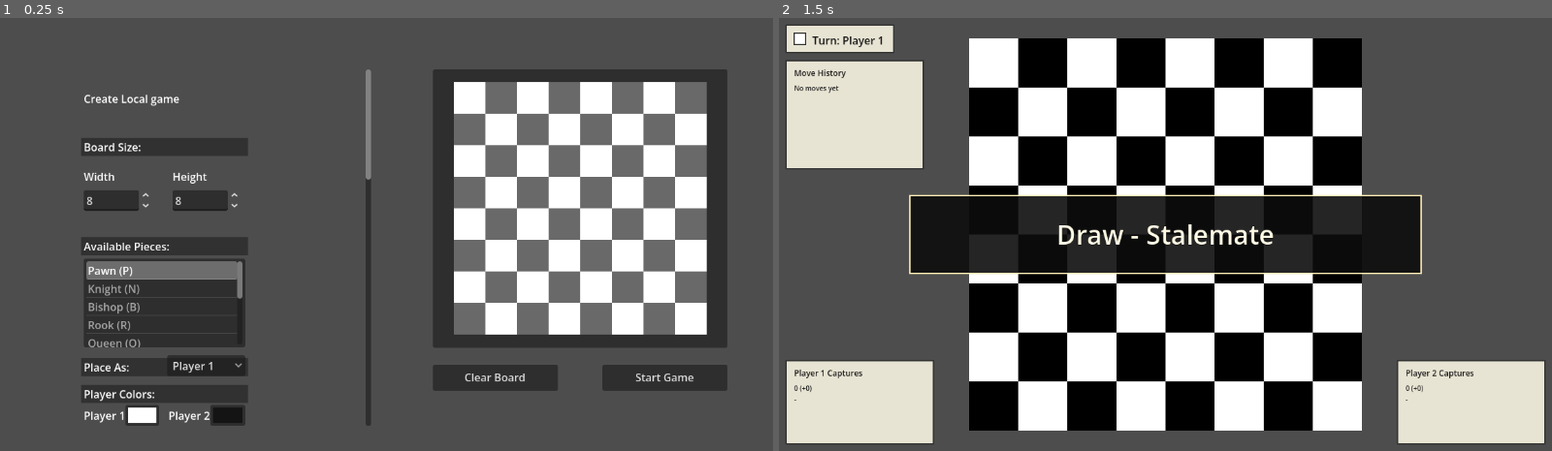
Above: before the commit, frames 1-2 (left to right).
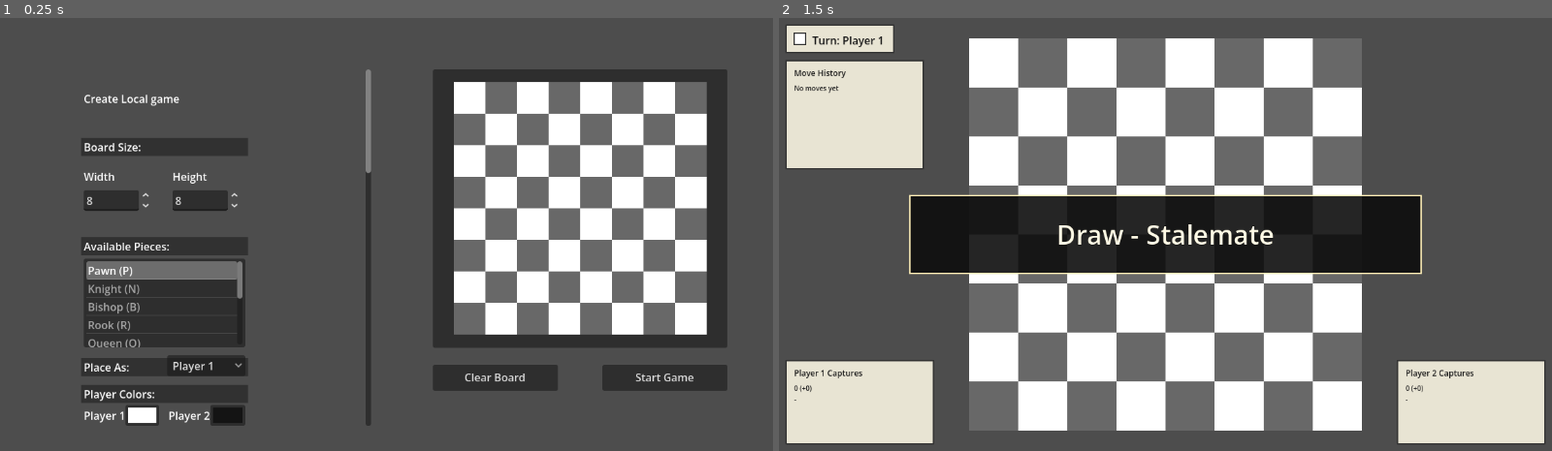
Above: after the commit, the same moments.

Repository: LeoHolman/chesslike
Game: Godot game, scene res://Scenes/LocalGameMenu.tscn
The game is run twice, just before and just after one commit, with the same random seed, the same clock (stepped at 60 frames per second) and the same inputs.
Inputs (mouse positions are in pixels of both pictures, inside the frame that each line leads up to):
- Up to frame 1 (0.25 s): no input
- Up to frame 2 (1.5 s): click "Start Game" at 0.5 s; tap Enter at 1.25 s; move the mouse to (1335, 212) at 1.27 s; click (1335, 212) at 1.42 s

The runs differ from the first frame. In frame 1, less than 0.1% of the frame differs, in the area x 47-49%, y 35-38%; in frame 2, 19%, in the area x 24-76%, y 4-96%.

Commit message:
feat: custom tile colors

Diff:
--- a/Scenes/LocalGameMenu.tscn
+++ b/Scenes/LocalGameMenu.tscn
@@ -23,7 +23,7 @@
 horizontal_scroll_mode = 0
 
 [node name="OptionsContent" type="Control" parent="OptionsScroll" unique_id=1806613797]
-custom_minimum_size = Vector2(0, 1780)
+custom_minimum_size = Vector2(0, 1900)
 layout_mode = 2
 size_flags_horizontal = 3
 
@@ -513,6 +513,54 @@
 offset_right = 384.0
 offset_bottom = 1552.0
 text = "Left drag on the preview to place the selected piece.\nRight drag on the preview to remove pieces."
+
+[node name="TileColorsTitleBackground" type="ColorRect" parent="OptionsScroll/OptionsContent"]
+layout_mode = 0
+offset_left = 76.0
+offset_top = 1730.0
+offset_right = 324.0
+offset_bottom = 1757.0
+color = Color(0.16, 0.16, 0.16, 0.78)
+
+[node name="TileColorsTitle" type="Label" parent="OptionsScroll/OptionsContent"]
+layout_mode = 0
+offset_left = 80.0
+offset_top = 1732.0
+offset_right = 220.0
+offset_bottom = 1755.0
+text = "Board Tile Colors:"
+
+[node name="LightTileColorLabel" type="Label" parent="OptionsScroll/OptionsContent"]
+layout_mode = 0
+offset_left = 80.0
+offset_top = 1766.0
+offset_right = 166.0
+offset_bottom = 1789.0
+text = "Light Tiles"
+
+[node name="LightTileColorButton" type="ColorPickerButton" parent="OptionsScroll/OptionsContent"]
+layout_mode = 0
+offset_left = 172.0
+offset_top = 1762.0
+offset_right = 224.0
+offset_bottom = 1793.0
+color = Color(1, 1, 1, 1)
+
+[node name="DarkTileColorLabel" type="Label" parent="OptionsScroll/OptionsContent"]
+layout_mode = 0
+offset_left = 80.0
+offset_top = 1798.0
+offset_right = 166.0
+offset_bottom = 1821.0
+text = "Dark Tiles"
+
+[node name="DarkTileColorButton" type="ColorPickerButton" parent="OptionsScroll/OptionsContent"]
+layout_mode = 0
+offset_left = 172.0
+offset_top = 1794.0
+offset_right = 224.0
+offset_bottom = 1825.0
+color = Color(0.41, 0.41, 0.41, 1)
 
 [node name="ClearBoardButton" type="Button" parent="." unique_id=71584107]
 layout_mode = 1
--- a/Scripts/autoload/game_manager.gd
+++ b/Scripts/autoload/game_manager.gd
@@ -36,6 +36,10 @@
 	"white": {"r": 1.0, "g": 1.0, "b": 1.0, "a": 1.0},
 	"black": {"r": 0.08, "g": 0.08, "b": 0.08, "a": 1.0}
 }
+var TileColors = {
+	"light": {"r": 1.0, "g": 1.0, "b": 1.0, "a": 1.0},
+	"dark": {"r": 0.41, "g": 0.41, "b": 0.41, "a": 1.0}
+}
 var SavedPresets = {}
 var PieceBank = [
 	"pawn",
--- a/Scripts/local_game.gd
+++ b/Scripts/local_game.gd
@@ -85,6 +85,10 @@
 	"white": DEFAULT_PLAYER1_COLOR,
 	"black": DEFAULT_PLAYER2_COLOR
 }
+var board_tile_colors = {
+	"light": Color(1.0, 1.0, 1.0, 1.0),
+	"dark": Color(0.41, 0.41, 0.41, 1.0)
+}
 var drop_piece_drag_active = false
 var drop_piece_drag_position = Vector2.ZERO
 var drop_pool_hover_owner = ""
@@ -318,6 +322,7 @@
 	army_strength_cap_white = max(int($"/root/GameManager".ArmyStrengthCapWhite), 2)
 	army_strength_cap_black = max(int($"/root/GameManager".ArmyStrengthCapBlack), 2)
 	player_side_colors = _get_player_side_colors($"/root/GameManager".PlayerColors)
+	board_tile_colors = _get_board_tile_colors($"/root/GameManager".TileColors)
 	promotion_piece_options = _get_promotion_piece_pool()
 	en_passant_target_square = INVALID_SQUARE
 	drop_pools = _get_starting_drop_pools()
@@ -422,14 +427,8 @@
 
 	for y in board_height:
 		for x in board_width:
-			var tile
-			if (x + y) % 2 == 0:
-				tile = WhiteTile.instantiate()
-			else:
-				tile = BlackTile.instantiate()
-			add_child(tile)
-			tile.position = board_origin + Vector2(x * tile_size, y * tile_size)
-			tile.scale = Vector2(tile_size / BASE_TILE_SIZE, tile_size / BASE_TILE_SIZE)
+			var tile_color = board_tile_colors.get("light", Color(1.0, 1.0, 1.0, 1.0)) if (x + y) % 2 == 0 else board_tile_colors.get("dark", Color(0.41, 0.41, 0.41, 1.0))
+			add_child(_create_board_tile(Vector2i(x, y), tile_color))
 
 	_draw_highlights()
 	_draw_pieces()
@@ -818,6 +817,18 @@
 		Vector2(0.0, tile_size)
 	])
 	return overlay
+
+func _create_board_tile(square: Vector2i, tile_color: Color) -> Polygon2D:
+	var tile = Polygon2D.new()
+	tile.position = board_origin + Vector2(square.x * tile_size, square.y * tile_size)
+	tile.color = tile_color
+	tile.polygon = PackedVector2Array([
+		Vector2(0.0, 0.0),
+		Vector2(tile_size, 0.0),
+		Vector2(tile_size, tile_size),
+		Vector2(0.0, tile_size)
+	])
+	return tile
 
 func _draw_pieces() -> void:
 	for square in pieces.keys():
@@ -893,6 +904,17 @@
 		return parsed
 	parsed["white"] = _color_from_variant(serialized.get("white", {}), DEFAULT_PLAYER1_COLOR)
 	parsed["black"] = _color_from_variant(serialized.get("black", {}), DEFAULT_PLAYER2_COLOR)
+	return parsed
+
+func _get_board_tile_colors(serialized: Variant) -> Dictionary:
+	var parsed = {
+		"light": Color(1.0, 1.0, 1.0, 1.0),
+		"dark": Color(0.41, 0.41, 0.41, 1.0)
+	}
+	if not (serialized is Dictionary):
+		return parsed
+	parsed["light"] = _color_from_variant(serialized.get("light", {}), parsed["light"])
+	parsed["dark"] = _color_from_variant(serialized.get("dark", {}), parsed["dark"])
 	return parsed
 
 func _color_from_variant(source: Variant, fallback: Color) -> Color:
--- a/Scripts/local_game_menu.gd
+++ b/Scripts/local_game_menu.gd
@@ -26,6 +26,8 @@
 @onready var castling_support_hint: Label = $OptionsScroll/OptionsContent/CastlingSupportHint
 @onready var player1_color_button: ColorPickerButton = $OptionsScroll/OptionsContent/Player1ColorButton
 @onready var player2_color_button: ColorPickerButton = $OptionsScroll/OptionsContent/Player2ColorButton
+@onready var light_tile_color_button: ColorPickerButton = $OptionsScroll/OptionsContent/LightTileColorButton
+@onready var dark_tile_color_button: ColorPickerButton = $OptionsScroll/OptionsContent/DarkTileColorButton
 @onready var victory_condition_option: OptionButton = $OptionsScroll/OptionsContent/VictoryConditionOption
 @onready var victory_condition_description: Label = $OptionsScroll/OptionsContent/VictoryConditionDescription
 @onready var promotion_pieces_title_background: ColorRect = $OptionsScroll/OptionsContent/PromotionPiecesTitleBackground
@@ -83,6 +85,10 @@
 	"white": Color(1.0, 1.0, 1.0, 1.0),
 	"black": Color(0.08, 0.08, 0.08, 1.0)
 }
+var board_tile_colors = {
+	"light": Color(1.0, 1.0, 1.0, 1.0),
+	"dark": Color(0.41, 0.41, 0.41, 1.0)
+}
 
 func _ready() -> void:
 	width_spin_box.value_changed.connect(_refresh_preview)
@@ -96,6 +102,7 @@
 	_populate_presets()
 	_setup_piece_color_picker()
 	_setup_player_color_pickers()
+	_setup_tile_color_pickers()
 	_setup_victory_condition_picker()
 	_setup_special_rules()
 	_reset_preview_to_default(false, false)
@@ -145,6 +152,15 @@
 
 func _on_player_color_changed(new_color: Color, owner: String) -> void:
 	player_side_colors[owner] = Color(new_color.r, new_color.g, new_color.b, 1.0)
+	_refresh_preview()
+
+func _setup_tile_color_pickers() -> void:
+	light_tile_color_button.color_changed.connect(_on_tile_color_changed.bind("light"))
+	dark_tile_color_button.color_changed.connect(_on_tile_color_changed.bind("dark"))
+	_apply_tile_colors_from_serialized($"/root/GameManager".TileColors)
+
+func _on_tile_color_changed(new_color: Color, tile_kind: String) -> void:
+	board_tile_colors[tile_kind] = Color(new_color.r, new_color.g, new_color.b, 1.0)
 	_refresh_preview()
 
 func _setup_victory_condition_picker() -> void:
@@ -537,6 +553,7 @@
 	_apply_promotion_piece_pool(["queen", "rook", "bishop", "knight"])
 	_apply_victory_condition("checkmate")
 	_apply_player_colors_from_serialized({})
+	_apply_tile_colors_from_serialized({})
 	_update_promotion_piece_visibility()
 	_update_piece_dropping_visibility()
 	selected_piece_color = "white"
@@ -578,6 +595,7 @@
 			_apply_promotion_piece_pool(["queen", "rook", "bishop", "knight"])
 			_apply_victory_condition("checkmate")
 			_apply_player_colors_from_serialized({})
+			_apply_tile_colors_from_serialized({})
 			preview_drop_pools = {
 				"white": [],
 				"black": []
@@ -603,6 +621,7 @@
 			_apply_promotion_piece_pool(["rook", "bishop", "silver_general", "gold_general", "lance", "shogi_knight", "shogi_pawn"])
 			_apply_victory_condition("checkmate")
 			_apply_player_colors_from_serialized({})
+			_apply_tile_colors_from_serialized({})
 			preview_drop_pools = {
 				"white": [],
 				"black": []
@@ -631,6 +650,7 @@
 		_set_unbalanced_army_strength_cap_value("black", int(preset_config.get("army_strength_cap", 32)))
 	_apply_promotion_piece_pool(preset_config.get("promotion_pieces", ["queen", "rook", "bishop", "knight"]))
 	_apply_player_colors_from_serialized(preset_config.get("player_colors", {}))
+	_apply_tile_colors_from_serialized(preset_config.get("tile_colors", {}))
 	_update_promotion_piece_visibility()
 	_update_piece_dropping_visibility()
 	_ensure_army_strength_cap_meets_current_position()
@@ -713,7 +733,7 @@
 			var tile = ColorRect.new()
 			tile.size = Vector2(preview_tile_size, preview_tile_size)
 			tile.position = preview_board_origin + Vector2(x * preview_tile_size, y * preview_tile_size)
-			tile.color = Color.WHITE if is_white else Color.DIM_GRAY
+			tile.color = _get_board_tile_color(is_white)
 			tile.mouse_filter = Control.MOUSE_FILTER_IGNORE
 			board_preview.add_child(tile)
 			is_white = !is_white
@@ -1020,6 +1040,30 @@
 		"white": _serialize_color(_get_player_color("white")),
 		"black": _serialize_color(_get_player_color("black"))
 	}
+
+func _apply_tile_colors_from_serialized(serialized: Variant) -> void:
+	var fallback_light = Color(1.0, 1.0, 1.0, 1.0)
+	var fallback_dark = Color(0.41, 0.41, 0.41, 1.0)
+	var light_color = fallback_light
+	var dark_color = fallback_dark
+	if serialized is Dictionary:
+		light_color = _color_from_variant(serialized.get("light", fallback_light), fallback_light)
+		dark_color = _color_from_variant(serialized.get("dark", fallback_dark), fallback_dark)
+	board_tile_colors["light"] = light_color
+	board_tile_colors["dark"] = dark_color
+	light_tile_color_button.color = light_color
+	dark_tile_color_button.color = dark_color
+
+func _serialize_tile_colors() -> Dictionary:
+	return {
+		"light": _serialize_color(board_tile_colors.get("light", Color(1.0, 1.0, 1.0, 1.0))),
+		"dark": _serialize_color(board_tile_colors.get("dark", Color(0.41, 0.41, 0.41, 1.0)))
+	}
+
+func _get_board_tile_color(is_light_tile: bool) -> Color:
+	if is_light_tile:
+		return board_tile_colors.get("light", Color(1.0, 1.0, 1.0, 1.0))
+	return board_tile_colors.get("dark", Color(0.41, 0.41, 0.41, 1.0))
 
 func _on_board_preview_gui_input(event: InputEvent) -> void:
 	if dragging_piece_bank_piece:
@@ -1365,7 +1409,8 @@
 			"black": _get_unbalanced_army_strength_cap_value("black")
 		},
 		"promotion_pieces": _build_promotion_piece_pool(),
-		"player_colors": _serialize_player_colors()
+		"player_colors": _serialize_player_colors(),
+		"tile_colors": _serialize_tile_colors()
 	}
 
 func _on_save_preset_button_pressed() -> void:
@@ -1430,6 +1475,7 @@
 	$"/root/GameManager".ArmyStrengthCapBlack = _get_unbalanced_army_strength_cap_value("black")
 	$"/root/GameManager".PromotionPiecePool = _build_promotion_piece_pool()
 	$"/root/GameManager".PlayerColors = _serialize_player_colors()
+	$"/root/GameManager".TileColors = _serialize_tile_colors()
 
 	#var LocalGame = load("res://Scenes/LocalGame.tscn")
 	#get_tree().current_scene.add_child(LocalGame)
Not shown, changed: ideas.md
